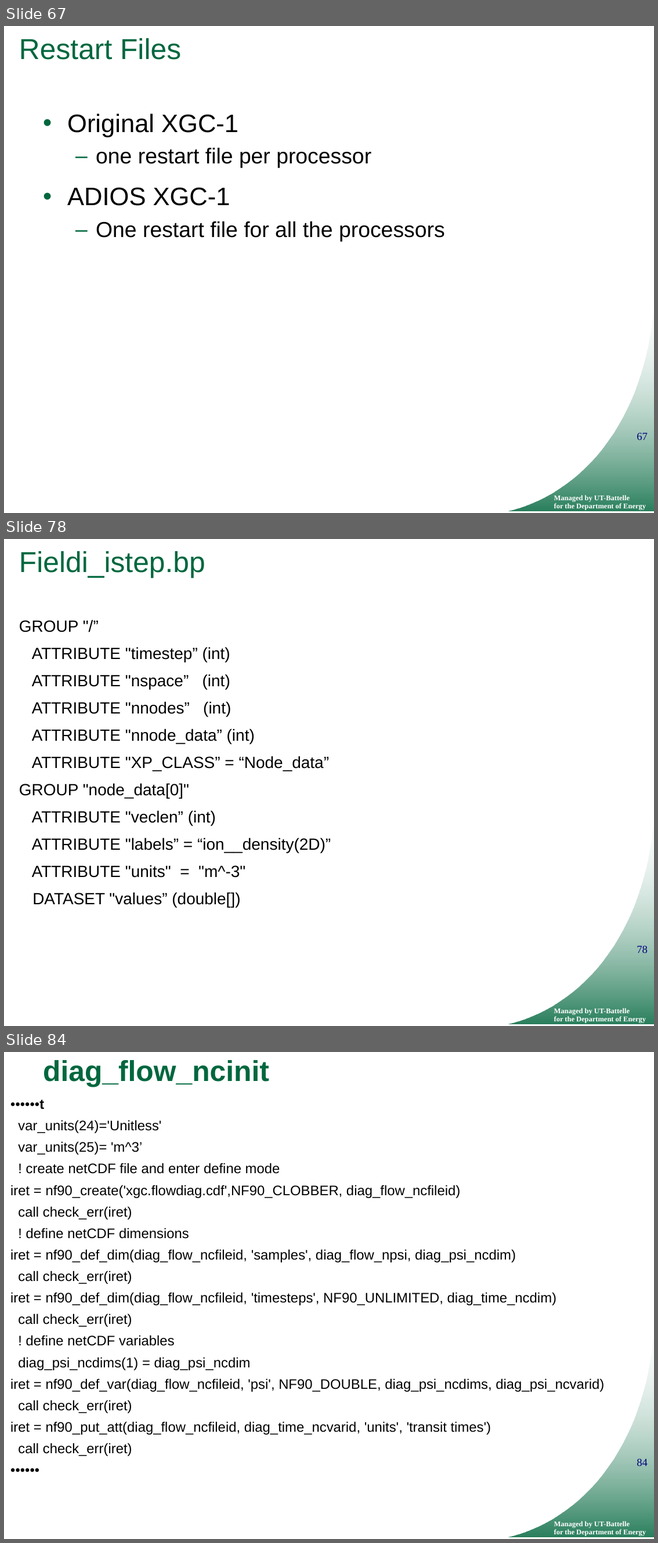
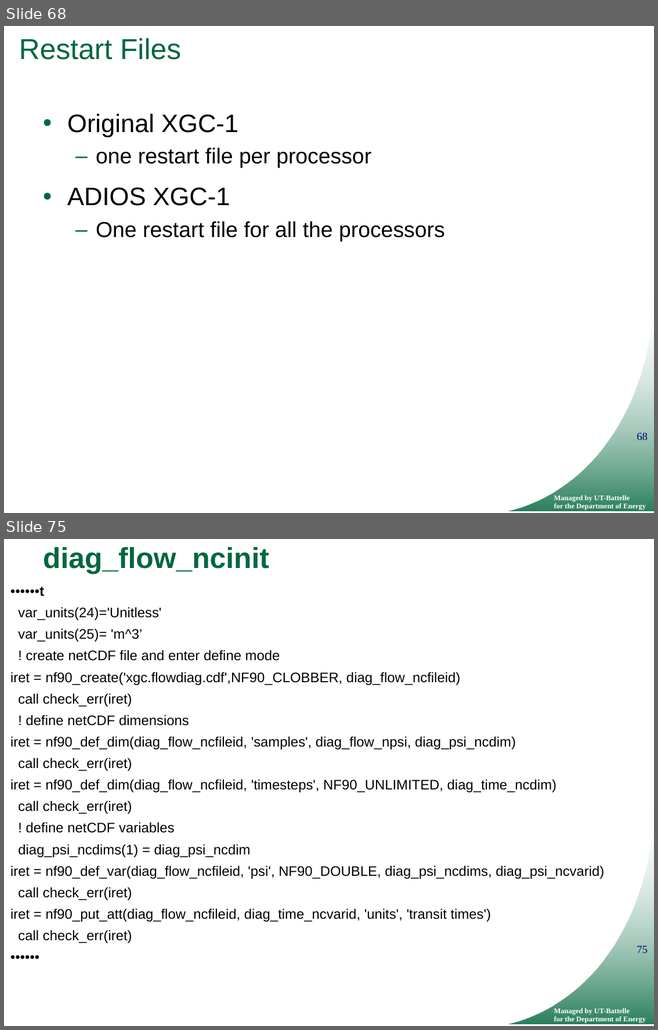
Before and after one commit to ornladios/ADIOS, a slide deck: tutorial/adios_api_scidac_tutorial.pptx. Shown one above the other, each under a label of ours: slides 67, 78 and 84 before the commit, slides 68 and 75 after it; the slides between them are not shown. The pictures are 658x1543 and 658x1030 pixels, drawn with LibreOffice and Linux fonts; fonts in the diff are those of the drawing; background and template pictures are left out. Boxes give left, top, right and bottom in pixels: in the first picture for what was removed or moved away, otherwise in the second. Text is boxed around its words. In the diff, an @@ line names an element or a change of style, - is before the commit and + after.

```diff
--- a/tutorial/adios_api_scidac_tutorial.pptx
+++ b/tutorial/adios_api_scidac_tutorial.pptx
@@ slide 78 removed at [4,539,654,1026], background #FFFFFF; not listed: 3 template elements that a slide beside it also shows @@
@@ title removed at [19,551,205,578] @@
-Fieldi_istep.bp
@@ text removed at [19,620,331,908] @@
-GROUP "/”
-ATTRIBUTE "timestep” (int)
-ATTRIBUTE "nspace” (int)
-ATTRIBUTE "nnodes” (int)
-ATTRIBUTE "nnode_data” (int)
-ATTRIBUTE "XP_CLASS” = “Node_data”
-GROUP "node_data[0]"
-ATTRIBUTE "veclen” (int)
-ATTRIBUTE "labels” = “ion__density(2D)”
-ATTRIBUTE "units" = "m^-3"
-DATASET "values” (double[])
@@ what was slide 67 is now slide 68 @@
@@ page number at [636,433,647,440]: text changed @@
-67
+68
@@ what was slide 84 is now slide 75 @@
@@ page number at [636,946,647,953]: text changed @@
-84
+75
```
Also in this commit, not shown: 23 slides changed, 2 slides added, 13 other slides removed.
